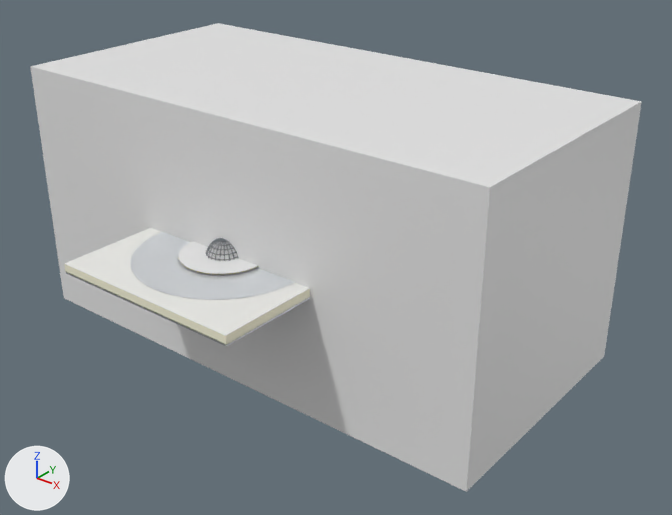
Before and after pictures for a commit that changed the glTF model models/cast-iron-drain-D-1-TYP.glb.
Before and after are seen from a 50 mm lens placed at (4.2, -4.03, 2.78), pointed at (0.35, 0.78, -0.2). Every picture has the same lights, and +X, +Y and +Z are marked at lower left. The first picture is the older version. Where no turn or scale is listed for an object, it has been applied to the vertices.

The first picture shows 'Cone.005', 'insulation', 'membrane', 'section_cutter', 'topcoat_field' and 2 more.
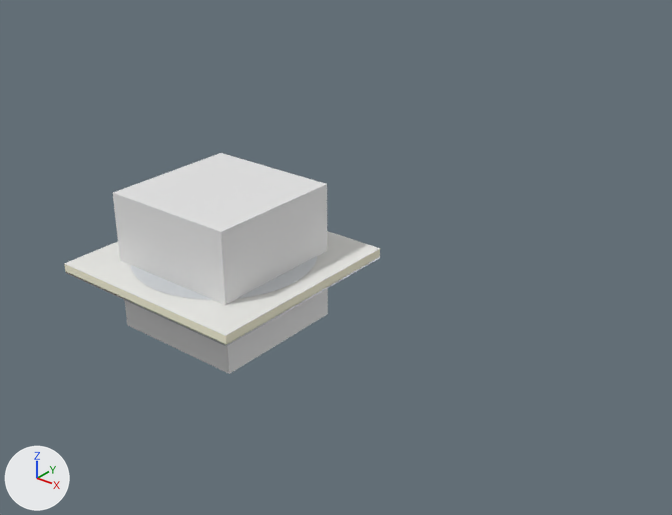
Boxes [x1, y1, x2, y2] around the edits, measured in the pictures (672 x 515 px):
'section_cutter', moved, rescaled (65% narrower, 53% shorter): before [30, 23, 642, 492]; after [113, 153, 328, 374]
'topcoat_field', unchanged, covered by the edit: before [131, 232, 294, 300]; after [131, 256, 317, 300]

Patch to the scene script:
```diff
--- a/models/cast-iron-drain-D-1-TYP.glb.py
+++ b/models/cast-iron-drain-D-1-TYP.glb.py
@@ ob_section_cutter @@
 ob_section_cutter = bpy.data.objects.new('section_cutter', me_cube_023)
-ob_section_cutter.location = (0.0, 1.0, 0.0)
-ob_section_cutter.scale = (4.0, 2.0, 2.0)
+ob_section_cutter.location = (0.0, 0.0, 0.0)
```
